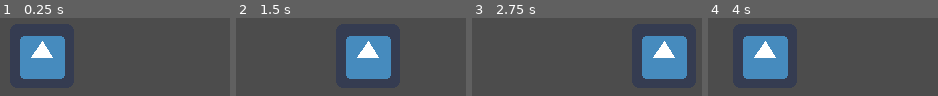
Above: before the commit, frames 1-4 (left to right).
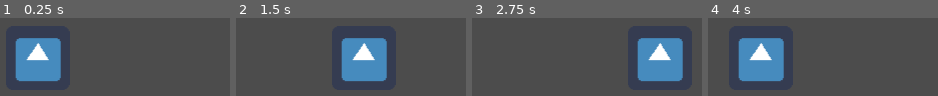
Above: after the commit, the same moments.

Repository: Jugendhackt/SWTU
Game: Godot game, scene res://scenes/PlasticLevel.tscn
Same seed, same stepped clock (60 frames per second), same inputs: the game is played once before the commit and once after it. This scene is started directly instead of the project's main scene. The engine's default icon, where the game draws it, is replaced by a stand-in: a white triangle on a blue panel in a dark square.
Inputs:
- Up to frame 1 (0.25 s): no input
- Up to frame 2 (1.5 s): tap Enter at 0.5 s; hold Right (ui_right) 0.53-1.28 s; hold Left (ui_left) from 1.28 s (still down)
- Up to frame 3 (2.75 s): release Left (ui_left) at 2.03 s; hold Right (ui_right) from 2.03 s (still down)
- Up to frame 4 (4 s): tap Space at 3.5 s; release Right (ui_right) at 3.53 s; hold Left (ui_left) from 3.53 s (still down)

The runs differ from the first frame. In frame 1, 4.4% of the frame differs, in the area x 6-29%, y 23-81%; in frame 2, 4.4%; in frame 3, 4.4%; in frame 4, 4.4%.
Error after the commit: Invalid call to function 'append' in base 'Array'. Expected 1 arguments. (res://scenes/Node.gd:8)

Commit message:
Rewriting this stuff

Diff:
--- /dev/null
+++ b/SWTU/Tuete.gd
@@ -0,0 +1,20 @@
+extends KinematicBody2D
+
+var mTimer: Timer = get_children()[0]
+export var waitRangeMin: float = 0
+export var waitRangeMax: float = 1
+export var speed = 400
+export var spawnX = 0
+export var spawnY = 0
+var direction = Vector2(0,1)
+var initialized = false
+var rand = RandomNumberGenerator.new()
+
+func _ready():
+	var actualWaitTime = rand.randf_range(waitRangeMin,waitRangeMax)
+	mTimer.wait_time = actualWaitTime
+	mTimer.start()
+
+func _physics_process(delta):
+	if mTimer.time_left == 0:
+		move_and_collide(direction * speed * delta)
--- /dev/null
+++ b/SWTU/scenes/Area2D.gd
@@ -0,0 +1,10 @@
+extends Area2D
+
+func _ready():
+	pass
+
+
+func _physics_process(delta):
+	if get_overlapping_areas().size() > 0:
+		print("Boop")
+		#load death screen
--- /dev/null
+++ b/SWTU/scenes/Node.gd
@@ -0,0 +1,8 @@
+extends Node
+
+export var tuetenCount = 3
+var mTueten = []
+
+func _ready():
+	for i in range (tuetenCount):
+		mTueten.append()
--- /dev/null
+++ b/SWTU/scenes/PlasticBag.gd
@@ -0,0 +1,9 @@
+extends KinematicBody2D
+
+# Declare member variables here. Examples:
+# var a = 2
+# var b = "text"
+
+# Called when the node enters the scene tree for the first time.
+func _ready():
+	pass # Replace with function body.
--- /dev/null
+++ b/SWTU/scenes/PlasticBag1.gd
@@ -0,0 +1,22 @@
+extends KinematicBody2D
+var windowSizeX = OS.get_real_window_size().x
+
+var spawnY = -OS.get_real_window_size().y/6
+var spawnX = windowSizeX/6
+export var speed = 400
+var acSpeed = 0
+var mTimer = Timer.new()
+var rand = RandomNumberGenerator.new()
+
+func _ready():
+	#call_deferred("add_child",mTimer)
+	var offset = Vector2(spawnX,spawnY)
+	mTimer.wait_time = rand.randf_range(3,4)
+	translate(offset)
+	mTimer.start()
+
+func _physics_process(delta):
+	if mTimer.wait_time == 0:
+		acSpeed = speed
+	var direction = Vector2(0,acSpeed)
+	move_and_collide(direction*delta)
--- /dev/null
+++ b/SWTU/scenes/PlasticBag2.gd
@@ -0,0 +1,23 @@
+extends KinematicBody2D
+var windowSizeX = OS.get_real_window_size().x
+
+var spawnY = -OS.get_real_window_size().y/6
+var spawnX = windowSizeX/3 + windowSizeX/6
+export var speed = 400
+var acSpeed = 0
+var mTimer = Timer.new()
+var rand = RandomNumberGenerator.new()
+
+func _ready():
+	#call_deferred("add_child",mTimer)
+	var offset = Vector2(spawnX,spawnY)
+	translate(offset)
+	mTimer.wait_time = rand.randf_range(0,1)
+	mTimer.start()
+
+func _physics_process(delta):
+	if mTimer.time_left == 0:
+		acSpeed = speed
+	print(mTimer.is_stopped())
+	var direction = Vector2(0,acSpeed)
+	move_and_collide(direction*delta)
--- /dev/null
+++ b/SWTU/scenes/PlasticBag3.gd
@@ -0,0 +1,22 @@
+extends KinematicBody2D
+var windowSizeX = OS.get_real_window_size().x
+
+var spawnY = -OS.get_real_window_size().y/6
+var spawnX = windowSizeX/3 * 2 + windowSizeX/6
+export var speed = 400
+var acSpeed = 0
+var mTimer = Timer.new()
+var rand = RandomNumberGenerator.new()
+
+func _ready():
+	#call_deferred("add_child",mTimer)
+	var offset = Vector2(spawnX,spawnY)
+	mTimer.wait_time = rand.randf_range(2,3)
+	translate(offset)
+	mTimer.start()
+
+func _physics_process(delta):
+	if mTimer.time_left == 0:
+		acSpeed = speed
+	var direction = Vector2(0,acSpeed)
+	move_and_collide(direction*delta)
--- a/SWTU/scenes/PlasticLevel.tscn
+++ b/SWTU/scenes/PlasticLevel.tscn
@@ -1,33 +1,14 @@
-[gd_scene load_steps=8 format=2]
+[gd_scene load_steps=5 format=2]
 
 [ext_resource path="res://scenes/Level.tscn" type="PackedScene" id=1]
 [ext_resource path="res://scripts/PlasticLevel.gd" type="Script" id=2]
-[ext_resource path="res://scenes/Player.gd" type="Script" id=3]
-[ext_resource path="res://icon.png" type="Texture" id=4]
-[ext_resource path="res://scenes/Sprite.gd" type="Script" id=5]
-[ext_resource path="res://scenes/plastic_spawns.gd" type="Script" id=6]
-
-[sub_resource type="RectangleShape2D" id=1]
-extents = Vector2( 31.9185, 32.2352 )
+[ext_resource path="res://scenes/Player.tscn" type="PackedScene" id=3]
+[ext_resource path="res://scenes/Node.gd" type="Script" id=4]
 
 [node name="PlasticLevel" index="0" instance=ExtResource( 1 )]
 script = ExtResource( 2 )
 
-[node name="Player" type="KinematicBody2D" parent="." index="1"]
-script = ExtResource( 3 )
+[node name="Player" parent="." index="1" instance=ExtResource( 3 )]
 
-[node name="Sprite" type="Sprite" parent="Player" index="0"]
-texture = ExtResource( 4 )
-script = ExtResource( 5 )
-
-[node name="CollisionShape2D" type="CollisionShape2D" parent="Player" index="1"]
-shape = SubResource( 1 )
-
-[node name="plastic_spawns" type="Node" parent="." index="2"]
-script = ExtResource( 6 )
-
-[node name="spawn_left" type="Node2D" parent="plastic_spawns" index="0"]
-
-[node name="spawn_middle" type="Node2D" parent="plastic_spawns" index="1"]
-
-[node name="spawn_right" type="Node2D" parent="plastic_spawns" index="2"]
+[node name="Node" type="Node" parent="." index="2"]
+script = ExtResource( 4 )
--- /dev/null
+++ b/SWTU/scenes/PlasticSprite1.gd
@@ -0,0 +1,10 @@
+extends Sprite
+
+var windowSizeX = OS.get_real_window_size()
+
+var spawnY = -OS.get_real_window_size()/6
+var spawnX = windowSizeX/6
+
+func _ready():
+	var offset = Vector2(spawnX,spawnY)
+	get_parent().translate(offset)
--- /dev/null
+++ b/SWTU/scenes/PlasticSprite2.gd
@@ -0,0 +1 @@
+extends Sprite
--- a/SWTU/scenes/Player.gd
+++ b/SWTU/scenes/Player.gd
@@ -23,8 +23,9 @@
 			target += 1
 
 func _ready():
-	for i in range(get_parent().railcount):
+	for i in range(3):
 		rails.append(windowSizeX/3 * i + get_parent().offsetX)
+	rotate(deg2rad(180))
 
 func _physics_process(delta):
 	getInput()
--- /dev/null
+++ b/SWTU/scenes/Player.tscn
@@ -0,0 +1,30 @@
+[gd_scene load_steps=6 format=2]
+
+[ext_resource path="res://scenes/Player.gd" type="Script" id=1]
+[ext_resource path="res://icon.png" type="Texture" id=2]
+[ext_resource path="res://scenes/Sprite.gd" type="Script" id=3]
+[ext_resource path="res://scenes/Area2D.gd" type="Script" id=4]
+
+[sub_resource type="RectangleShape2D" id=1]
+extents = Vector2( 31.9185, 32.2352 )
+
+[node name="Player" type="KinematicBody2D"]
+script = ExtResource( 1 )
+
+[node name="Sprite" type="Sprite" parent="."]
+position = Vector2( 4.29956, -2.14978 )
+texture = ExtResource( 2 )
+script = ExtResource( 3 )
+
+[node name="CollisionShape2D" type="CollisionShape2D" parent="."]
+position = Vector2( 4.29956, -2.14978 )
+shape = SubResource( 1 )
+one_way_collision = true
+
+[node name="Area2D" type="Area2D" parent="."]
+position = Vector2( 4.29956, -2.14978 )
+script = ExtResource( 4 )
+
+[node name="CollisionShape2D2" type="CollisionShape2D" parent="Area2D"]
+position = Vector2( -1.25404, 0 )
+shape = SubResource( 1 )
--- a/SWTU/scenes/Sprite.gd
+++ b/SWTU/scenes/Sprite.gd
@@ -6,3 +6,4 @@
 func _ready():
 	var startPosition = Vector2(startX,startY)
 	get_parent().translate(startPosition)
+	rotate(deg2rad(180))
--- /dev/null
+++ b/SWTU/scenes/Tuete.tscn
@@ -0,0 +1,24 @@
+[gd_scene load_steps=4 format=2]
+
+[ext_resource path="res://Tuete.gd" type="Script" id=1]
+[ext_resource path="res://icon.png" type="Texture" id=2]
+
+[sub_resource type="RectangleShape2D" id=1]
+extents = Vector2( 32.1499, 32.068 )
+
+[node name="Tuete" type="KinematicBody2D"]
+script = ExtResource( 1 )
+
+[node name="Timer" type="Timer" parent="."]
+
+[node name="Sprite" type="Sprite" parent="."]
+texture = ExtResource( 2 )
+
+[node name="CollisionShape2D" type="CollisionShape2D" parent="."]
+shape = SubResource( 1 )
+
+[node name="Area2D" type="Area2D" parent="."]
+editor/display_folded = true
+
+[node name="CollisionShape2D2" type="CollisionShape2D" parent="Area2D"]
+shape = SubResource( 1 )
--- a/SWTU/scenes/plastic_spawns.gd
+++ b/SWTU/scenes/plastic_spawns.gd
@@ -2,7 +2,10 @@
 
 var windowSizeY = OS.get_real_window_size().y
 var windowSizeX = OS.get_real_window_size().x
-var spawnY = windowSizeY - windowSizeY/6
+var spawnY = windowSizeY/6
+var rng = RandomNumberGenerator.new()
+var plasticBags = []
+var bagTexture = load("res://icon.png")
 
 func _ready():
 	var children = get_children()
@@ -11,3 +14,12 @@
 		var spawnX = windowSizeX/3 * i + get_parent().offsetX
 		var offset = Vector2(spawnY,spawnX)
 		children[i].translate(offset)
+
+	spawnPlasticBag()
+
+func spawnPlasticBag():
+	var plasticBag = get_parent().get_children()[1].duplicate()
+	plasticBag.position.x = 0
+
+	plasticBags.append(plasticBag)
+	pass
--- a/SWTU/scripts/PlasticLevel.gd
+++ b/SWTU/scripts/PlasticLevel.gd
@@ -5,6 +5,7 @@
 var windowSizeX = OS.get_real_window_size().x
 var windowSizeY = OS.get_real_window_size().y
 export var offsetX: float = windowSizeX/(railcount*2)
+var mTimer = Timer.new()
 
 func _ready():
 	pass
